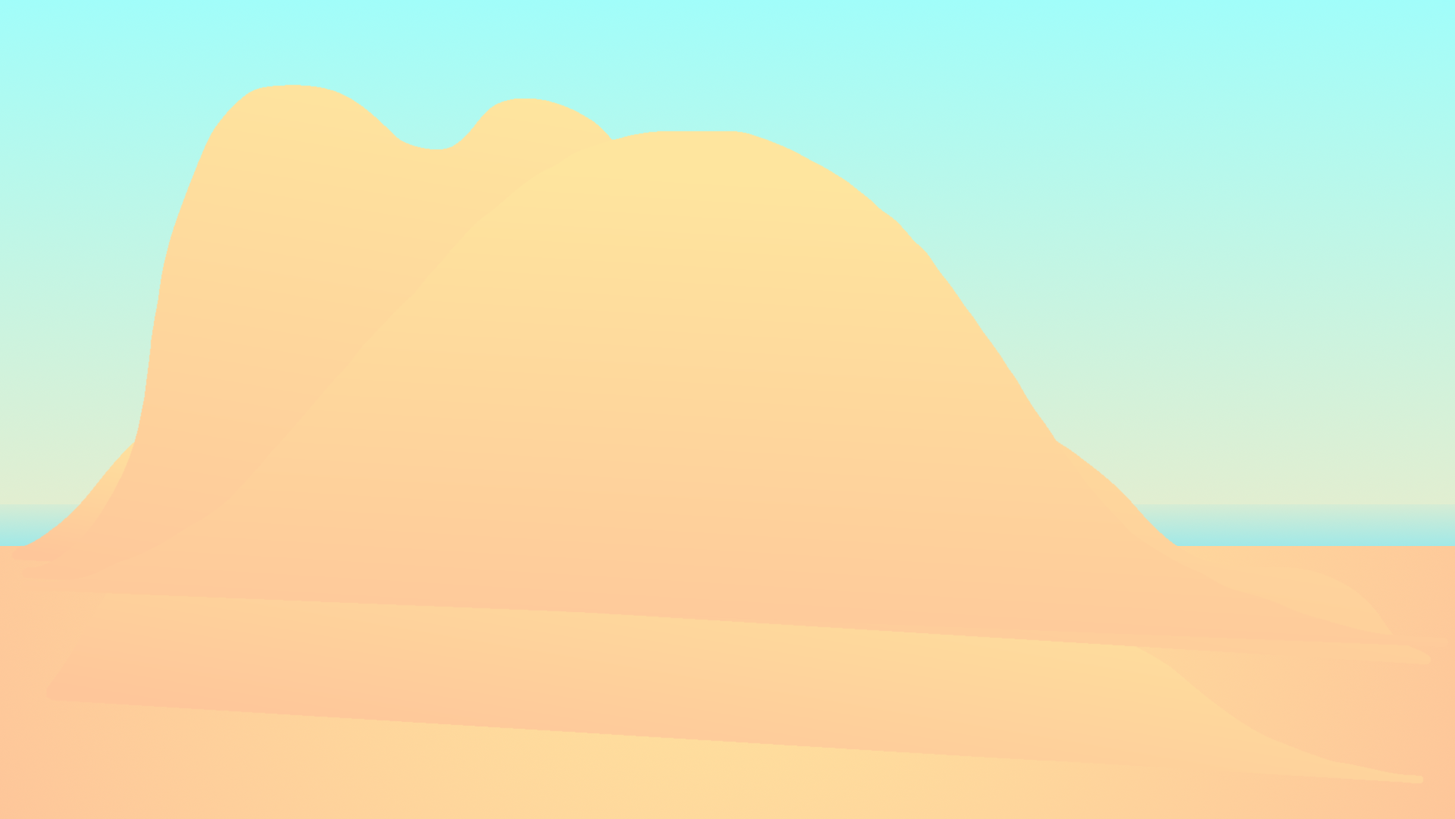
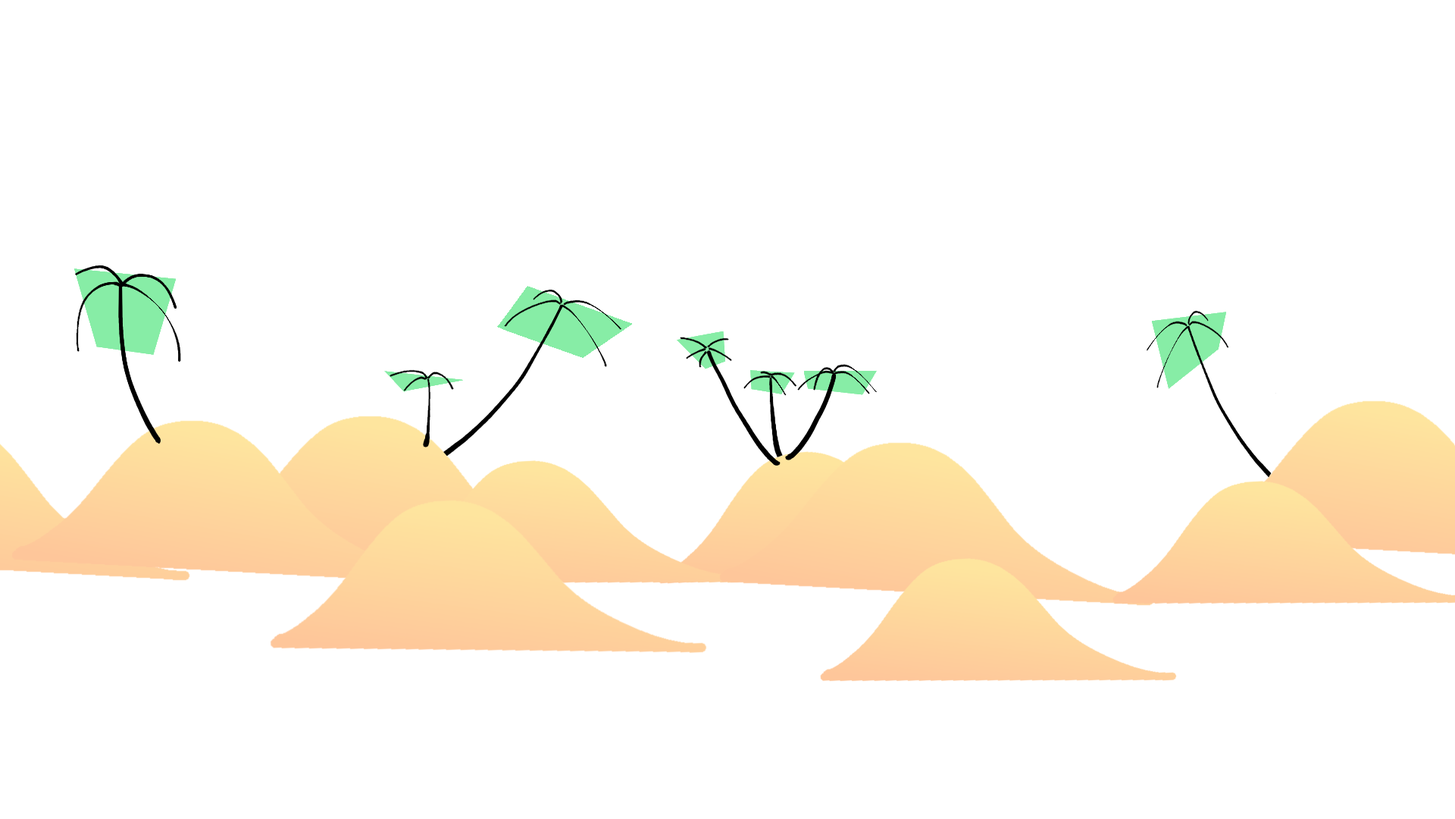
Layers edited between the first and the second w=1455, h=819 image:
hid "Layer #1" over 20, 130, 1450, 648
hid "Layer" over 21, 84, 1432, 665
hid "Layer #5" over 46, 424, 1425, 784
added layer "Trunks" above "Layer #2" over 75, 264, 1277, 478
added layer "Layer #2" above "Layer #14" over 74, 268, 1227, 395
added layer "Layer #14" above "Layer #9" over 820, 557, 1178, 682
added layer "Layer #9" above "Layer #12" over 269, 498, 708, 654
added layer "Layer #12" above "Layer #11" over 1112, 479, 1455, 605
added layer "Layer #11" above "Layer #8" over 719, 441, 1155, 606
added layer "Layer #8" above "Layer #4" over 385, 459, 743, 584
added layer "Layer #7" above "Layer #10" over 0, 442, 191, 581
added layer "Layer #10" above "Layer #13" over 657, 450, 1027, 585
added layer "Layer #13" above "Layer #6" over 1193, 400, 1455, 555
added layer "Layer #6" above "basic_beach.png" over 189, 415, 625, 580
hid "basic_beach.png" over 0, 0, 1455, 819
